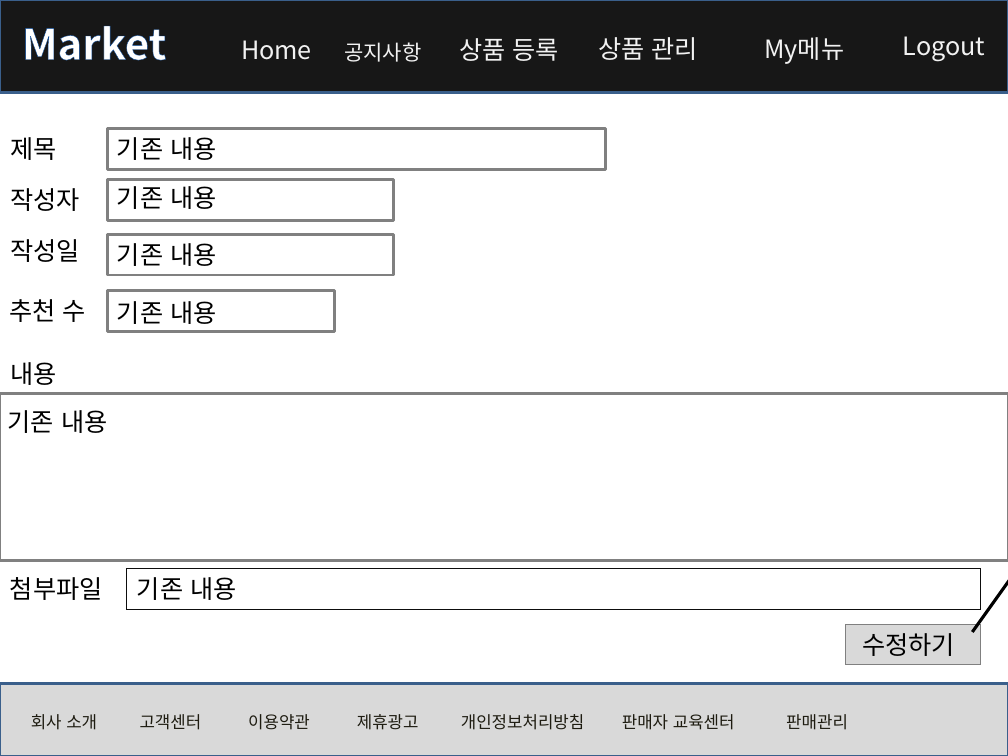
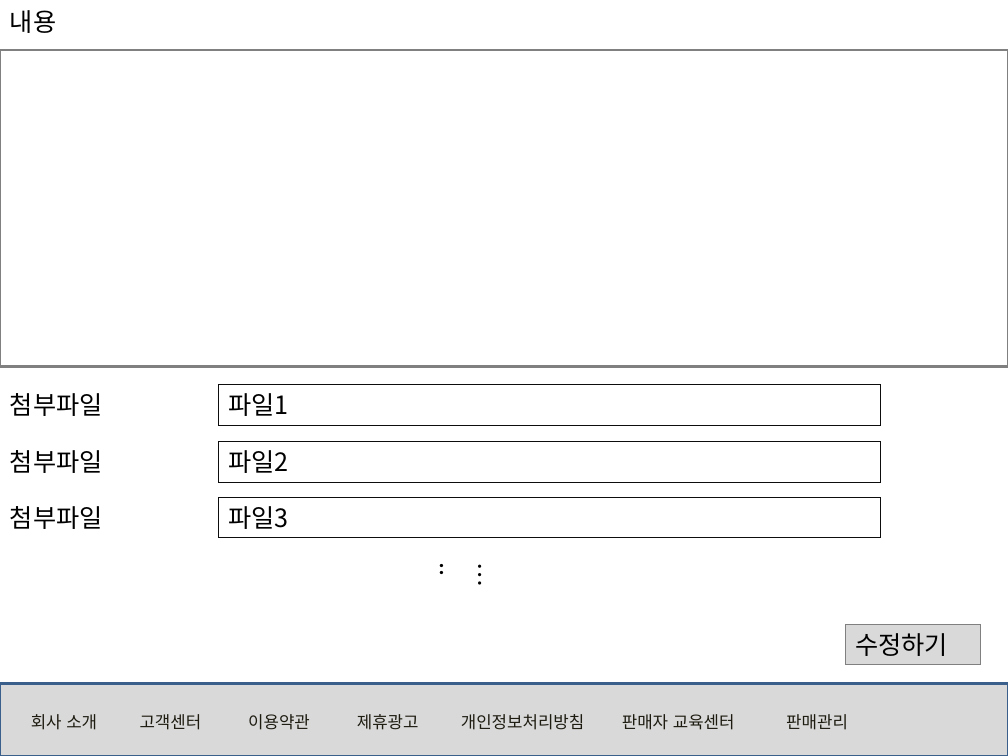
Before and after one commit to rosangels2/market, a slide deck: slide 33 of 포트폴리오/스토리보드/스토리보드.pptx (slide 32 before the commit). Drawn at 1008x756 pixels with LibreOffice and Linux fonts; fonts in the diff are those of the drawing. Boxes give left, top, right and bottom in pixels: in the first picture for what was removed or moved away, otherwise in the second. Text is boxed around its words. In the diff, an @@ line names an element or a change of style, - is before the commit and + after.

Commit message:
관리자 페이지 구현

```diff
--- a/포트폴리오/스토리보드/스토리보드.pptx
+++ b/포트폴리오/스토리보드/스토리보드.pptx
@@ text "내용": place and size @@
-text "내용" at (11,362,57,385)
+text "내용" at (10,10,56,33)
@@ rectangle: place and size @@
-rectangle at (0,394,1008,560)
+rectangle at (0,50,1008,367)
@@ group removed at (0,0,1008,93): 7 texts, 1 rectangle @@
-Logout
-My메뉴
-Home
-공지사항
-상품 등록
-Market
-상품 관리
@@ text removed at (117,137,216,160) @@
-기존 내용
@@ text removed at (117,186,216,209) @@
-기존 내용
@@ text removed at (117,243,216,266) @@
-기존 내용
@@ group removed at (9,128,981,609): 5 rectangles, 4 texts @@
-기존 내용
-제목
-작성자
-작성일
-추천 수
@@ text removed at (117,301,216,324) @@
-기존 내용
@@ rectangle added at (219,385,882,425), outline #0D0D0D 0.75 pt, 18 pt, text #000000 @@
+파일1
@@ text removed at (8,410,107,433) @@
-기존 내용
@@ text added at (10,393,103,416), 18 pt, text #000000 @@
+첨부파일
@@ rectangle added at (219,442,882,482), outline #0D0D0D 0.75 pt, 18 pt, text #000000 @@
+파일2
@@ text added at (10,450,103,473), 18 pt, text #000000 @@
+첨부파일
@@ text "첨부파일": place and size @@
-text "첨부파일" at (10,577,103,600)
+text "첨부파일" at (10,506,103,529)
@@ rectangle added at (219,497,882,537), outline #0D0D0D 0.75 pt, 18 pt, text #000000 @@
+파일3
@@ arrow removed from (973, 632) to (1008, 521) @@
@@ text added at (451,552,501,592), 18 pt, text #000000 @@
+…..
```
Also in this commit, not shown: 2 other slides changed, 1 slide added, 8 other files.
